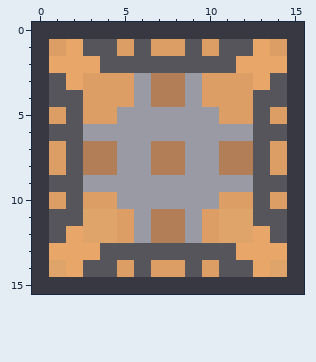
Two states of a pixel-art sprite, addon/textures/blocks/heater_nakwh.png. Above is the file before it was changed.
The file is 16x16 pixels. Colours within 5 levels of each other are drawn and written as one.
Once edited:
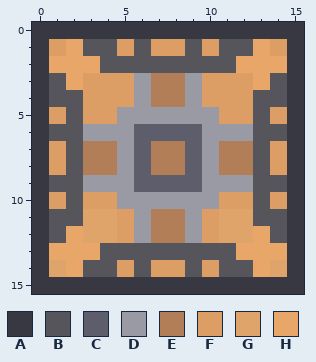
Palette (. is transparent): A #383842  B #55555b  C #5d5d6b  D #9a9aa5  E #b17e57  F #dc9e65  G #dfa46a  H #e8a769
From old to new:
The author changed colour D to colour C in row 6 at x 6 to 9; in rows 7 to 8 at x 6 and 9; in row 9 at x 6 to 9.
Boxes around the changes in both pictures, in picture pixels (x1, y1, x2, y2):
changed: (134, 124, 202, 192)
